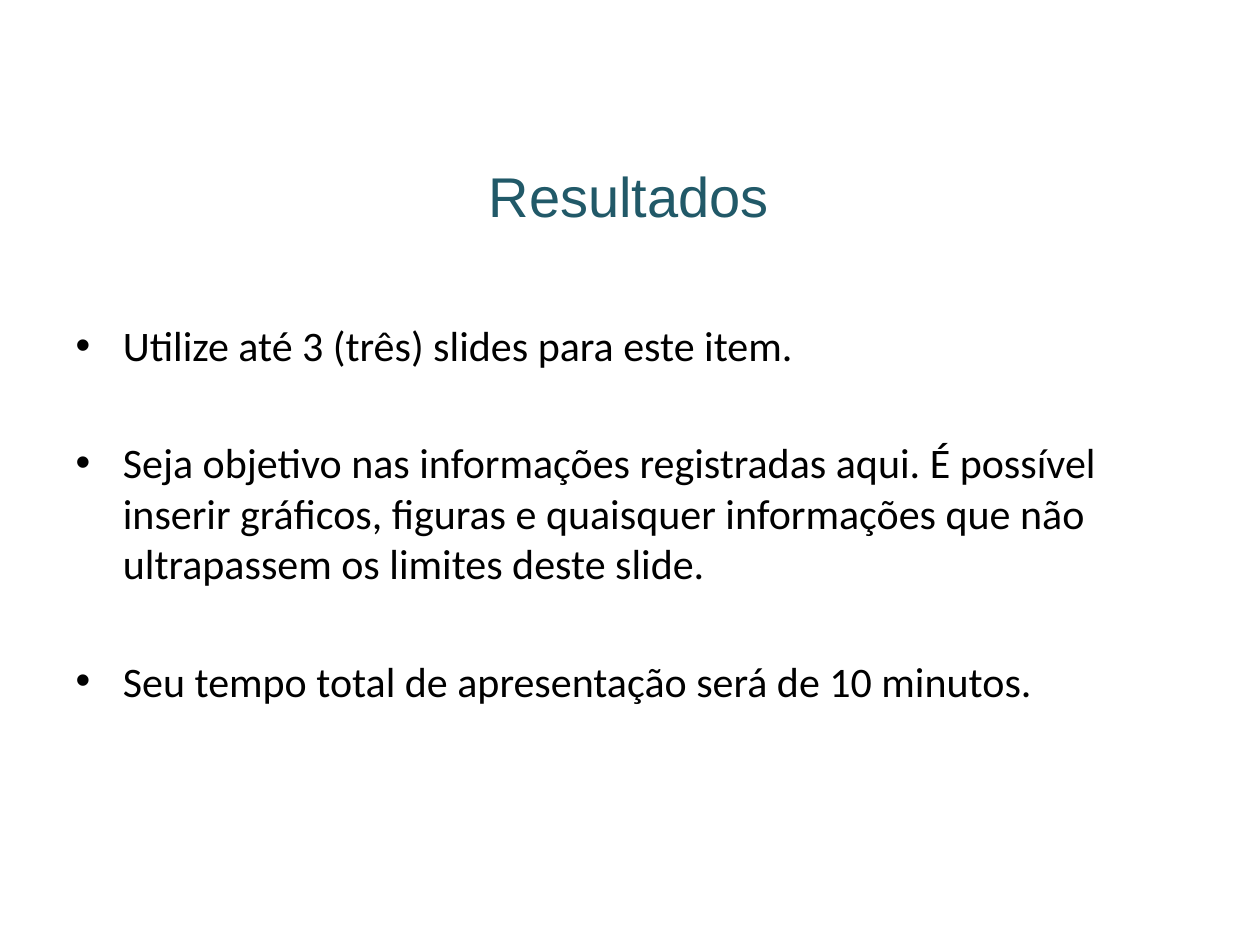
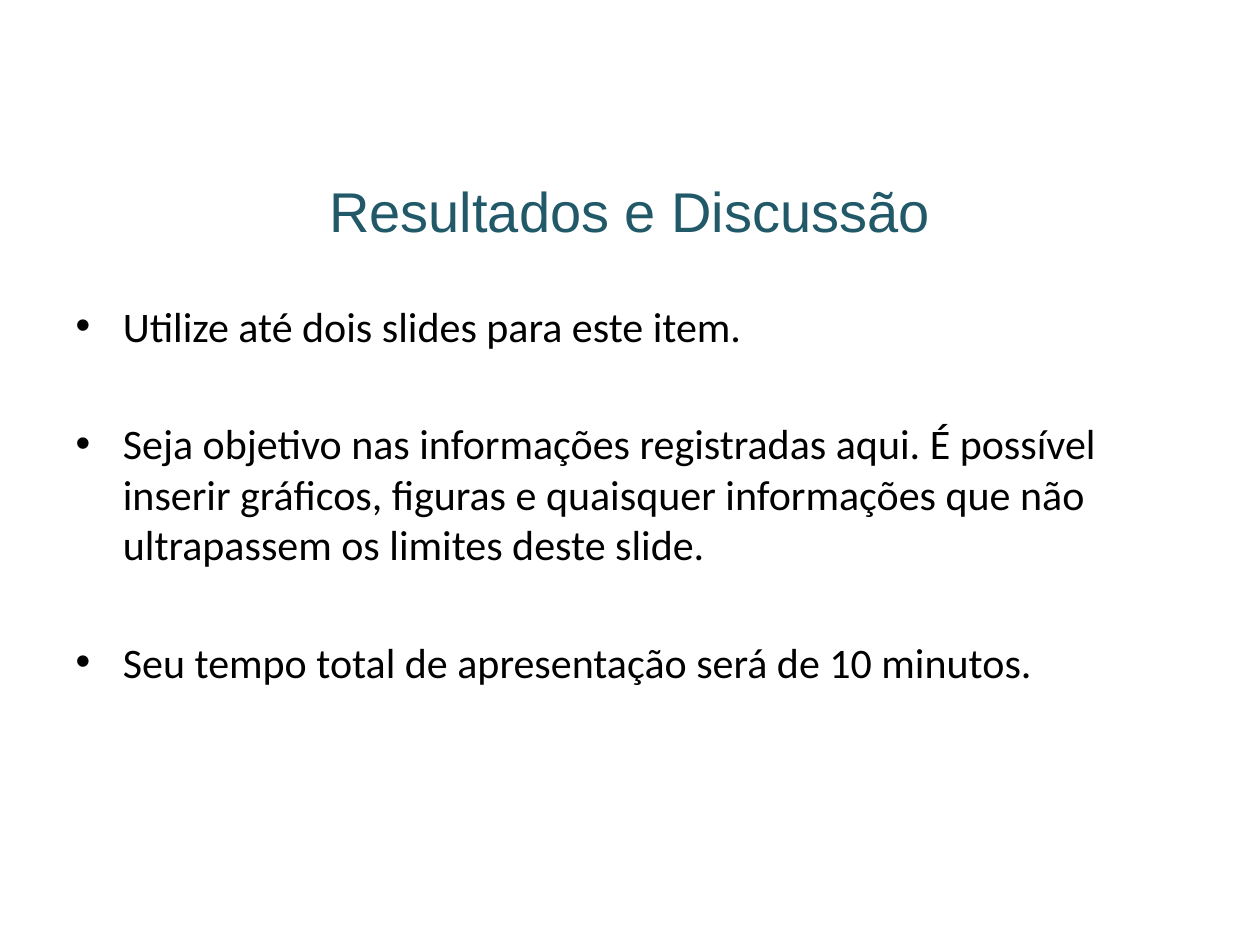
Before and after one commit to ccsa-ufrn/entbl-2021, a slide deck: slide 4 of src/assets/ng2/download/resumos_expandidos/template_apresentacao_slides.pptx. Drawn at 1260x945 pixels with LibreOffice and Linux fonts; fonts in the diff are those of the drawing; background and template pictures are left out. Boxes give left, top, right and bottom in pixels: in the first picture for what was removed or moved away, otherwise in the second. Text is boxed around its words. In the diff, an @@ line names an element or a change of style, - is before the commit and + after.

```diff
--- a/src/assets/ng2/download/resumos_expandidos/template_apresentacao_slides.pptx
+++ b/src/assets/ng2/download/resumos_expandidos/template_apresentacao_slides.pptx
@@ title at box(329, 191, 929, 233): text changed @@
-Resultados
+Resultados e Discussão
@@ text "Utilize até dois slides para ...": place and size @@
-text "Utilize até dois slides para ..." at box(123, 330, 1096, 704)
+text "Utilize até dois slides para ..." at box(123, 312, 1096, 685)
@@ text at box(123, 312, 741, 349): text changed @@
-• Utilize até 3 (três) slides para este item.
+• Utilize até dois slides para este item.
```
Also in this commit, not shown: 5 other slides changed, 11 other files.
